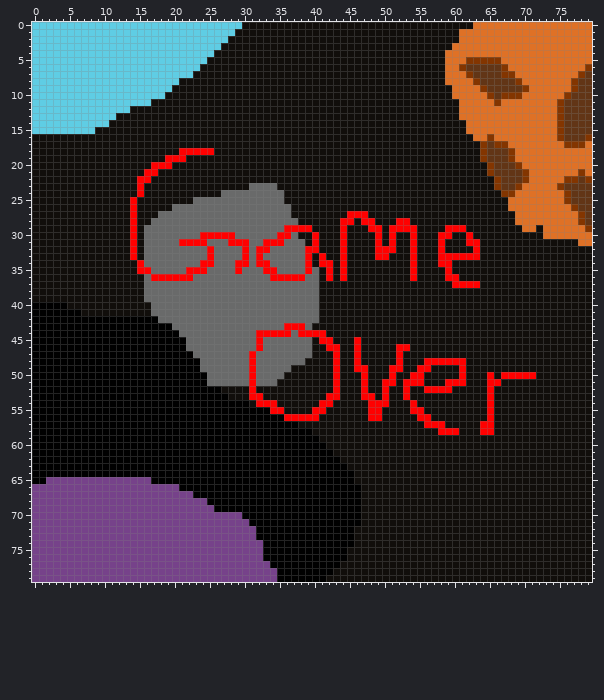
Two states of a pixel-art file, Assets/Settings/Sprites/Game Over.aseprite. That is the earlier state.
80x80 pixels, 1 frame.
After the commit:
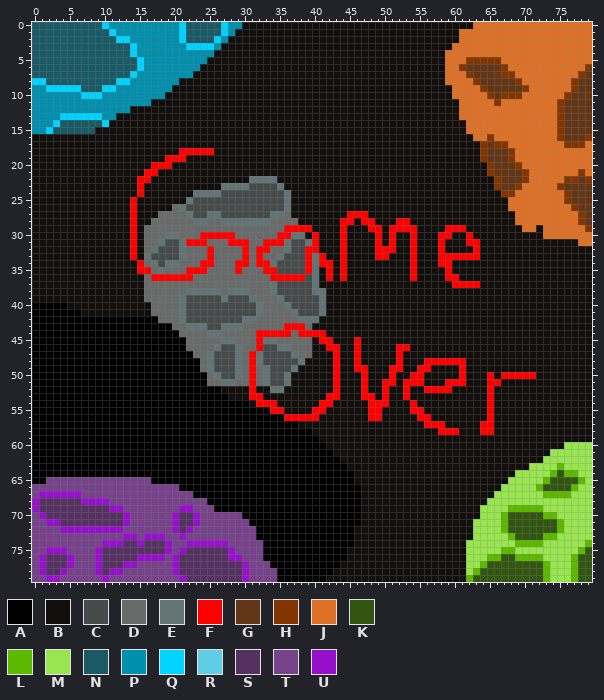
Palette (. is transparent): A #000000  B #110e0b  C #464a4a  D #696a6a  E #627474  F #ff0000  G #623516  H #833500  J #df7126  K #325511  L #5bb900  M #99e550  N #1a5966  P #008fad  Q #00d3ff  R #5fcde4  S #543161  T #76428a  U #960fca
What changed:
Changed rows in their new state; - is an unchanged pixel.
first column x 0:
 0 NNNNNNNNNNQPPPPPPPPPPQNNNNNQPP
 1 NNNNNNNNNNNQPPPPPPPPPQNNNNNQP-
 2 NNNNNNNNNNNNQQPPPPPPPQNNNNQP--
 3 NNNNNNNNNNNNNNQPPPPPPPQQQQP---
 4 NNNNNNNNNNNNNNQPPPPPPPPPPP----
 5 NNNNNNNNNNNNNNNQPPPPPPPPP-----
 6 NNNNNNNNNNNNNNNQPPPPPPPP------
 7 NNNNNNNNNNNNNNQPPPPPPPP-------
 8 QQNNNNNNNNNNQQPPPPPPP---------
 9 PPQQQQQNNNQQPPPPPPPP----------
10 PPPPPPPQQQPPPPPPPPP-----------
11 PPPPPPPPPPPPPPPPP-------------
12 PPPPPPPPPPPPPP----------------
13 PPPPQQQQQQPP------------------
14 PPPQNNNNNNQ-------------------
15 PPQNNNNNN---------------------
first column x 16:
22 ---------------EEEE-------
23 -----------EEEECCCCE------
24 -------EEEECCCCCCCCCE-----
25 ------ECCCCCCCCCCCCCE-----
26 -----ECCCCCCCCCCCCCCE-----
27 ------ECCEECCCCCCCEE------
28 -------EE--EEEEEEE--------
30 ---EE----------------EE---
31 --ECCE--------------ECCE--
32 -ECCCE--------------ECC---
33 ECCCCE-------------ECCC-E-
34 -ECEE-------------ECCCC-E-
35 --E----------------CCCC-E-
36 -----------------------CE-
37 ------------------ECCCCCE-
38 ------EEEEE-EEE---ECCCCCEE
39 -----ECCCCCECCCE---ECCCCCE
40 -----ECCCCCCCCCCE---ECCCCE
41 -----ECCCCCCCCCCE----ECCCE
42 -----ECCCCCCCCEE------EEE-
43 ------EEECCEEE------------
44 ---------EE---------------
45 -----------EE----EE-------
46 ----------ECCE---CCEE-----
47 ---------ECCCE--ECCCCE----
48 ---------ECCCE--ECCCCCE---
49 ---------ECCCE---ECCCE----
50 ----------ECCE---ECCE-----
51 -----------EE----ECCE-----
52 ------------------EE------
first column x 0:
60 ----------------------------------------------------------------------------MMMM
61 --------------------------------------------------------------------------MMMMMM
62 -------------------------------------------------------------------------MMMMMMM
63 -----------------------------------------------------------------------MMMMLMMMM
64 ---------------------------------------------------------------------MMMMMLKLLMM
65 --------------------------------------------------------------------MMMMMLKKKKLM
66 -------------------------------------------------------------------MMMMMLKKKKLMM
67 -UUUUUU-----------------------------------------------------------MMMMMMMLLLLMMM
68 USSSSSSUUUU------------------------------------------------------MMMMMMMMMMMMMMM
69 USSSSSSSSSSUU--------UU-----------------------------------------MMMMLLLLLMMMMMMM
70 -USSSSSSSSSSSU------USSU----------------------------------------MMMLKKKKKLLMMMMM
71 --UUSSSSSSSSSU------USSU---------------------------------------MMMMLKKKKKKKLMMMM
72 ----UUUUUUUUU-------USU----------------------------------------MMMMLKKKKKKKLMMMM
73 -------------UU-UUU--U-----------------------------------------MMMMMLKKKKLLMMMMM
74 ----------UUUSSUSSSU--UUUUUU----------------------------------MMMMMMMLLLLMMMMMML
75 --UUU----USSSSSSSSSU-USSSSSSU---------------------------------MMMMMLLMMMMMMMMMLK
76 -USSSU---USSSSSUUUU-USSSSSSSUU--------------------------------MMMLLKKLLLLMMMMLKK
77 -USSSU---USSSUU-----USSSSSSSSSU-------------------------------MMLKKKKKKKKLMMMLKK
78 -USSU----USUU-------USSSSSSSSSU-------------------------------MLKKKKKKKKKLMMMLKK
79 --UU------U----------USSSSSSSSU-------------------------------LKKKKKKKKKKLMMMLKK
